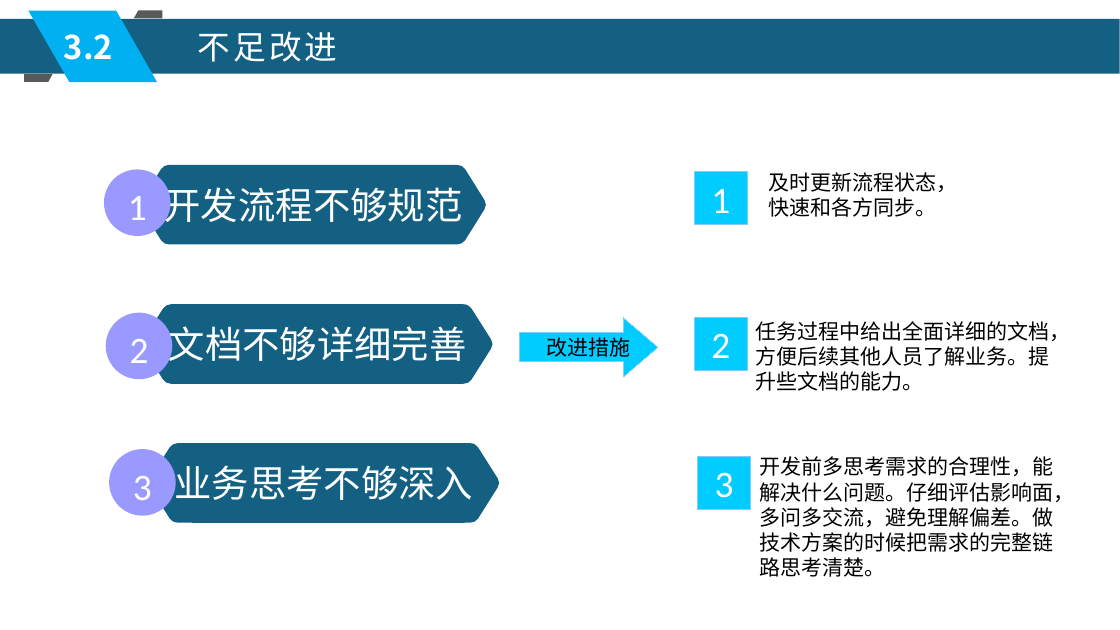
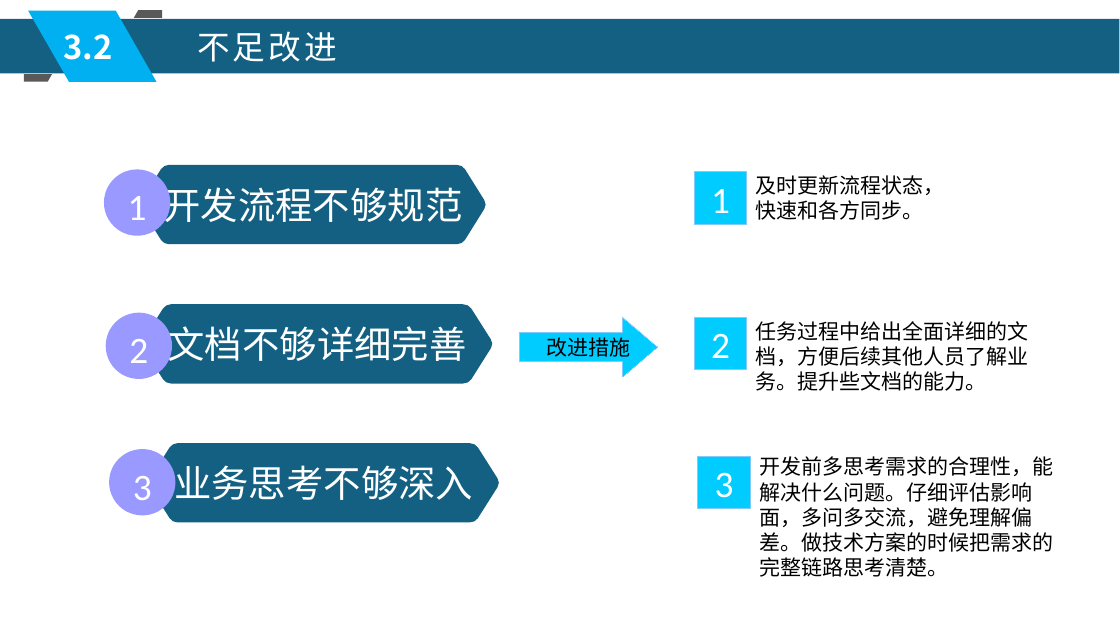
Before and after one commit to xljnc/husky-starter, a slide deck: slide 15 of doc/zzdb.pptx (slide 16 before the commit). Drawn at 1120x630 pixels with LibreOffice and Linux fonts; fonts in the diff are those of the drawing. Boxes give left, top, right and bottom in pixels: in the first picture for what was removed or moved away, otherwise in the second. Text is boxed around its words. In the diff, an @@ line names an element or a change of style, - is before the commit and + after.

Commit message:
文档 by qiyu 2022-06-20

```diff
--- a/doc/zzdb.pptx
+++ b/doc/zzdb.pptx
@@ freeform shape at (x1=134, y1=10, x2=162, y2=18): outline redrawn @@
@@ freeform shape at (x1=24, y1=74, x2=53, y2=82): outline redrawn @@
@@ text "及时更新流程状态，" moved from (x1=768, y1=172, x2=957, y2=217) to (x1=755, y1=175, x2=944, y2=220) @@
@@ text "任务过程中给出全面详细的文档，方便后续其他人员了解业务。提升些文档的能力。" rewrapped from (x1=756, y1=321, x2=1071, y2=391) to (x1=756, y1=321, x2=1029, y2=391) @@
@@ text "开发前多思考需求的合理性，能解决什么问题。仔细评估影响面，多问多交流，避免理解偏差。做技术方案的时候把需求的完整链路思考 ..." rewrapped from (x1=759, y1=456, x2=1074, y2=577) to (x1=759, y1=456, x2=1053, y2=577) @@
```
Also in this commit, not shown: 14 other slides changed, 3 slides added, 4 slides removed.
